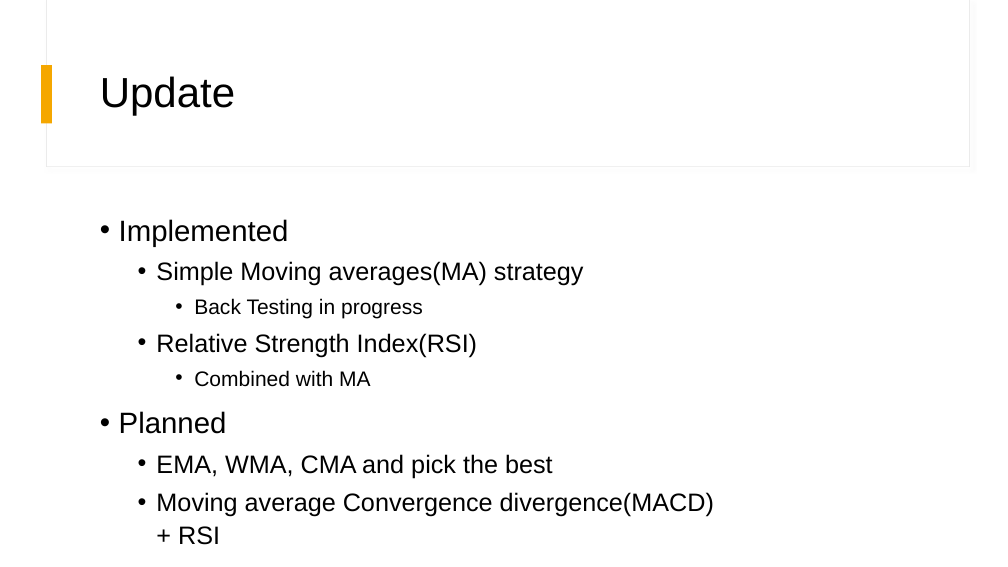
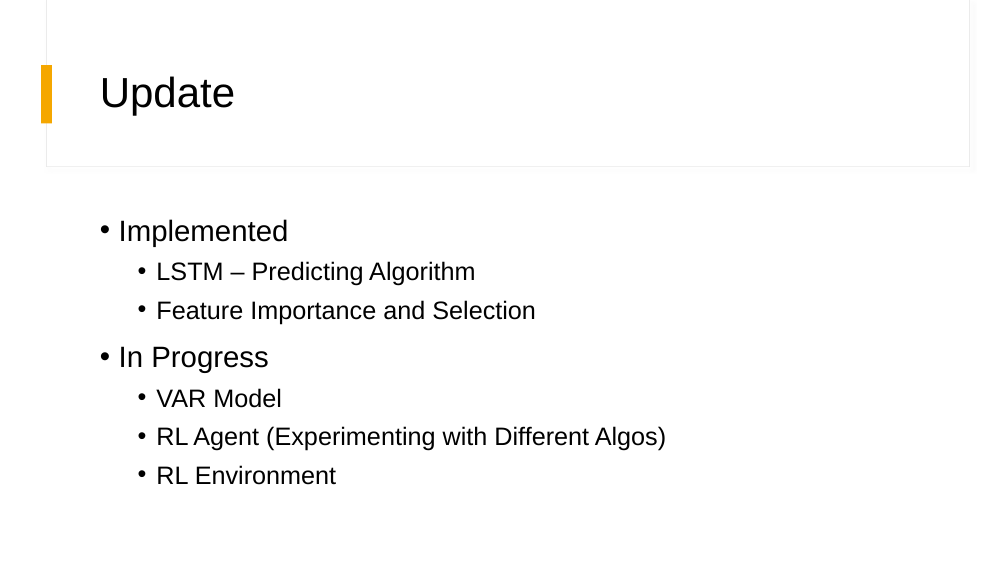
Before and after one commit to xlumzee/Optimizing-Trading-Strategies-RL, a slide deck: slide 4 of presentation/Standup 1.pptx. Drawn at 1008x567 pixels with LibreOffice and Linux fonts; fonts in the diff are those of the drawing. Boxes give left, top, right and bottom in pixels: in the first picture for what was removed or moved away, otherwise in the second. Text is boxed around its words. In the diff, an @@ line names an element or a change of style, - is before the commit and + after.

```diff
--- a/presentation/Standup 1.pptx
+++ b/presentation/Standup 1.pptx
@@ text at (x1=119, y1=261, x2=666, y2=485): text changed @@
-  • Simple Moving averages(MA) strategy
-    • Back Testing in progress
-  • Relative Strength Index(RSI)
-    • Combined with MA
-• Planned
-  • EMA, WMA, CMA and pick the best
-  • Moving average Convergence divergence(MACD)
-    + RSI
+  • LSTM – Predicting Algorithm
+  • Feature Importance and Selection
+• In Progress
+  • VAR Model
+  • RL Agent (Experimenting with Different Algos)
+  • RL Environment
```
Also in this commit, not shown: 3 other slides changed, 7 other files.
